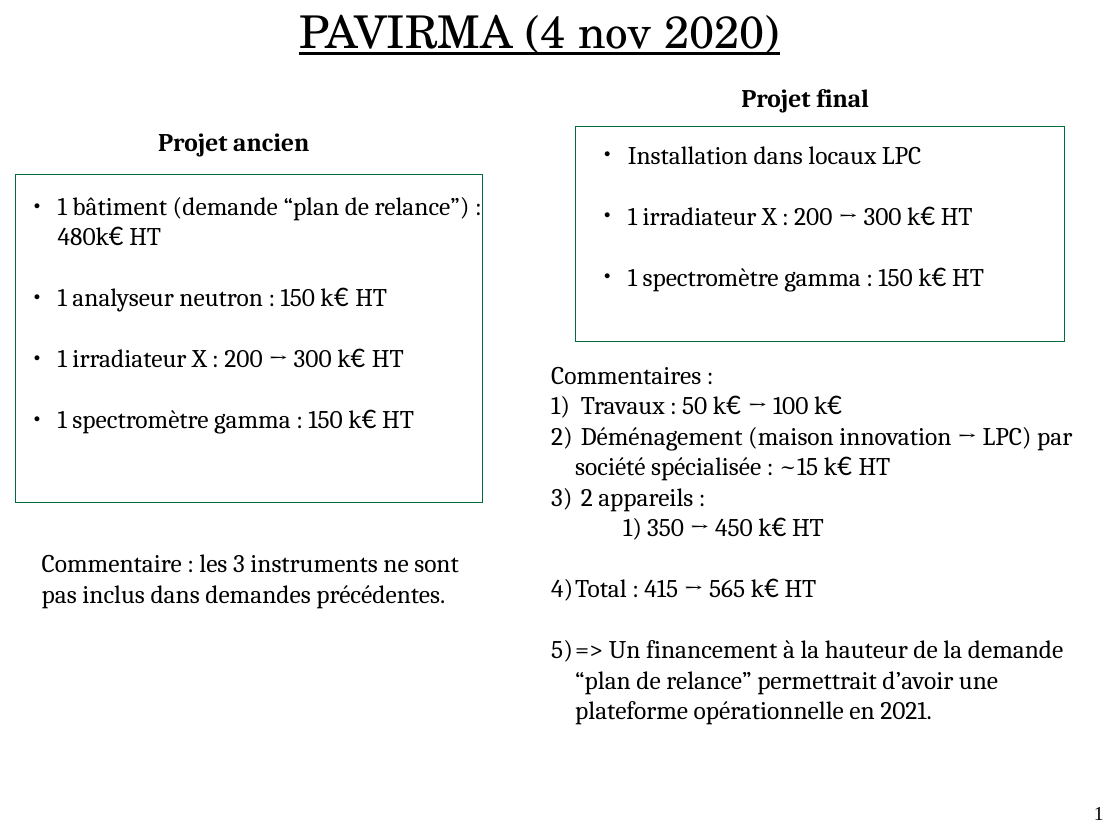
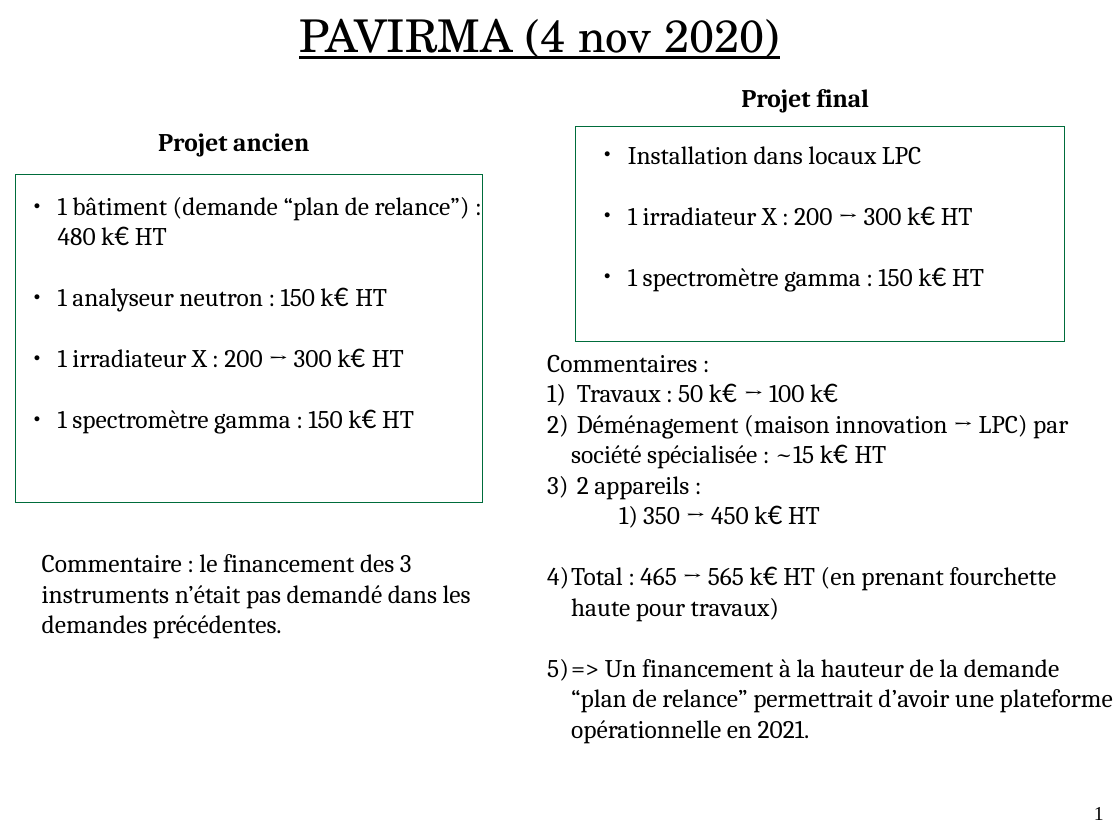
Before and after one commit to ebusato/talks-pavirma, a slide deck: slide 1 of 2020-11-04_PresentationALaPresidence/pavirma_2020-11-04.odp. Drawn at 1120x840 pixels with LibreOffice and Linux fonts; fonts in the diff are those of the drawing. Boxes give left, top, right and bottom in pixels: in the first picture for what was removed or moved away, otherwise in the second. Text is boxed around its words. In the diff, an @@ line names an element or a change of style, - is before the commit and + after.

```diff
--- a/2020-11-04_PresentationALaPresidence/pavirma_2020-11-04.odp
+++ b/2020-11-04_PresentationALaPresidence/pavirma_2020-11-04.odp
@@ text "PAVIRMA (4 nov 2020)": place and size @@
-text "PAVIRMA (4 nov 2020)" at box(299, 14, 779, 55)
+text "PAVIRMA (4 nov 2020)" at box(299, 18, 779, 59)
@@ text at box(58, 197, 470, 246): spaces changed @@
-● 1 bâtiment (demande “plan de relance”) : 480k€ HT
+● 1 bâtiment (demande “plan de relance”) : 480 k€ HT
@@ text "Commentaires :": place and size @@
-text "Commentaires :" at box(551, 367, 1072, 725)
+text "Commentaires :" at box(547, 355, 1113, 743)
@@ text at box(42, 554, 471, 639): text changed @@
-Commentaire : les 3 instruments ne sont pas inclus dans demandes précédentes.
+Commentaire : le financement des 3 instruments n’était pas demandé dans les demandes précédentes.
@@ text at box(547, 566, 1056, 621): text changed @@
-4) Total : 415 → 565 k€ HT
+4) Total : 465 → 565 k€ HT (en prenant fourchette haute pour travaux)
```
Also in this commit, not shown: 2 other files.
